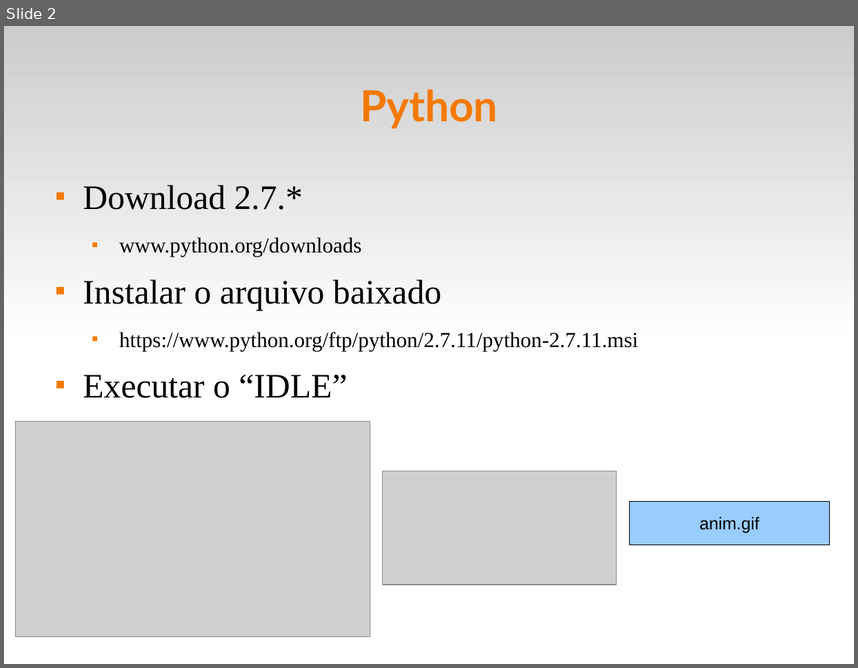
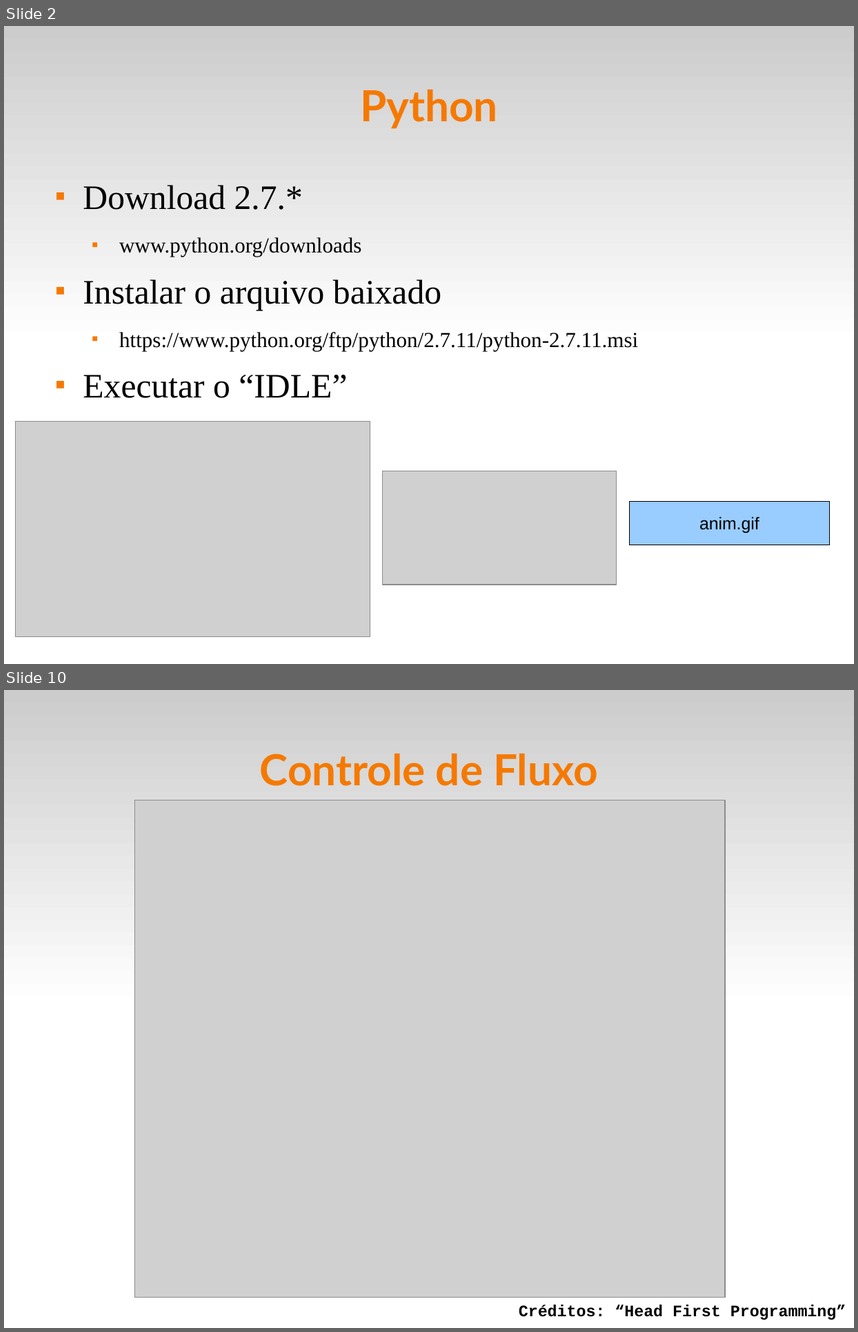
Before and after one commit to fsantanna-uerj/IPD, a slide deck: slides/ipd-02.odp. Shown one above the other, each under a label of ours: slide 2 before the commit, slides 2 and 10 after it; the slides between them are not shown. The pictures are 858x668 and 858x1332 pixels, drawn with LibreOffice and Linux fonts; fonts in the diff are those of the drawing; grey boxes stand for pictures. Boxes give left, top, right and bottom in pixels: in the first picture for what was removed or moved away, otherwise in the second. Text is boxed around its words. In the diff, an @@ line names an element or a change of style, - is before the commit and + after.

```diff
--- a/slides/ipd-02.odp
+++ b/slides/ipd-02.odp
@@ slide 10 added at bbox=[4, 690, 854, 1328], background #FFFFFF; not listed: 1 template element that a slide beside it also shows @@
@@ title added at bbox=[260, 753, 598, 786], 40 pt, text #F57900, bold @@
+Controle de Fluxo
@@ picture added at bbox=[135, 800, 725, 1297] @@
@@ text added at bbox=[519, 1304, 846, 1319], 15 pt, text #000000, bold @@
+Créditos: “Head First Programming”
```
Also in this commit, not shown: 10 other slides added, 10 other files.
